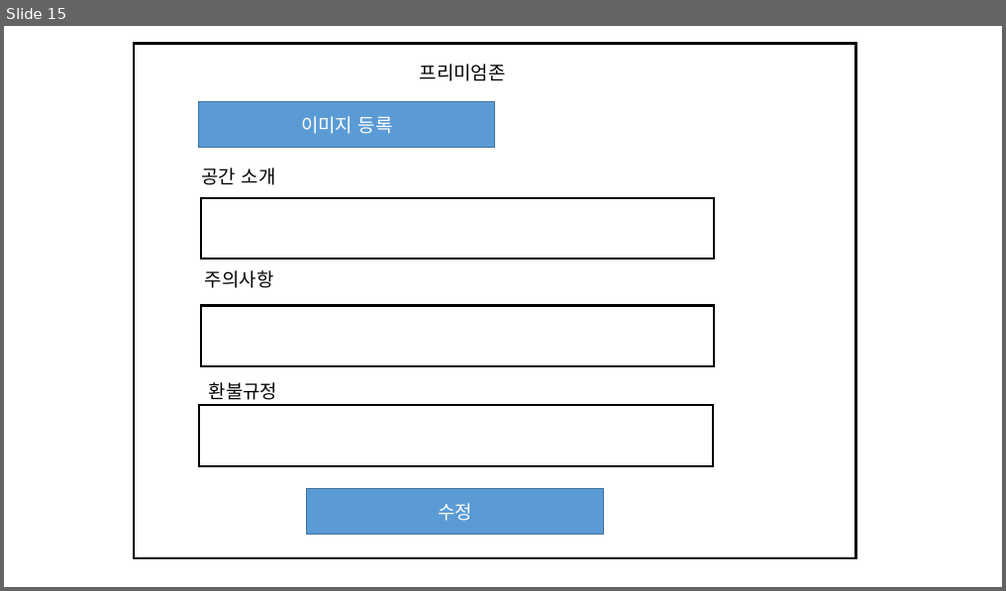
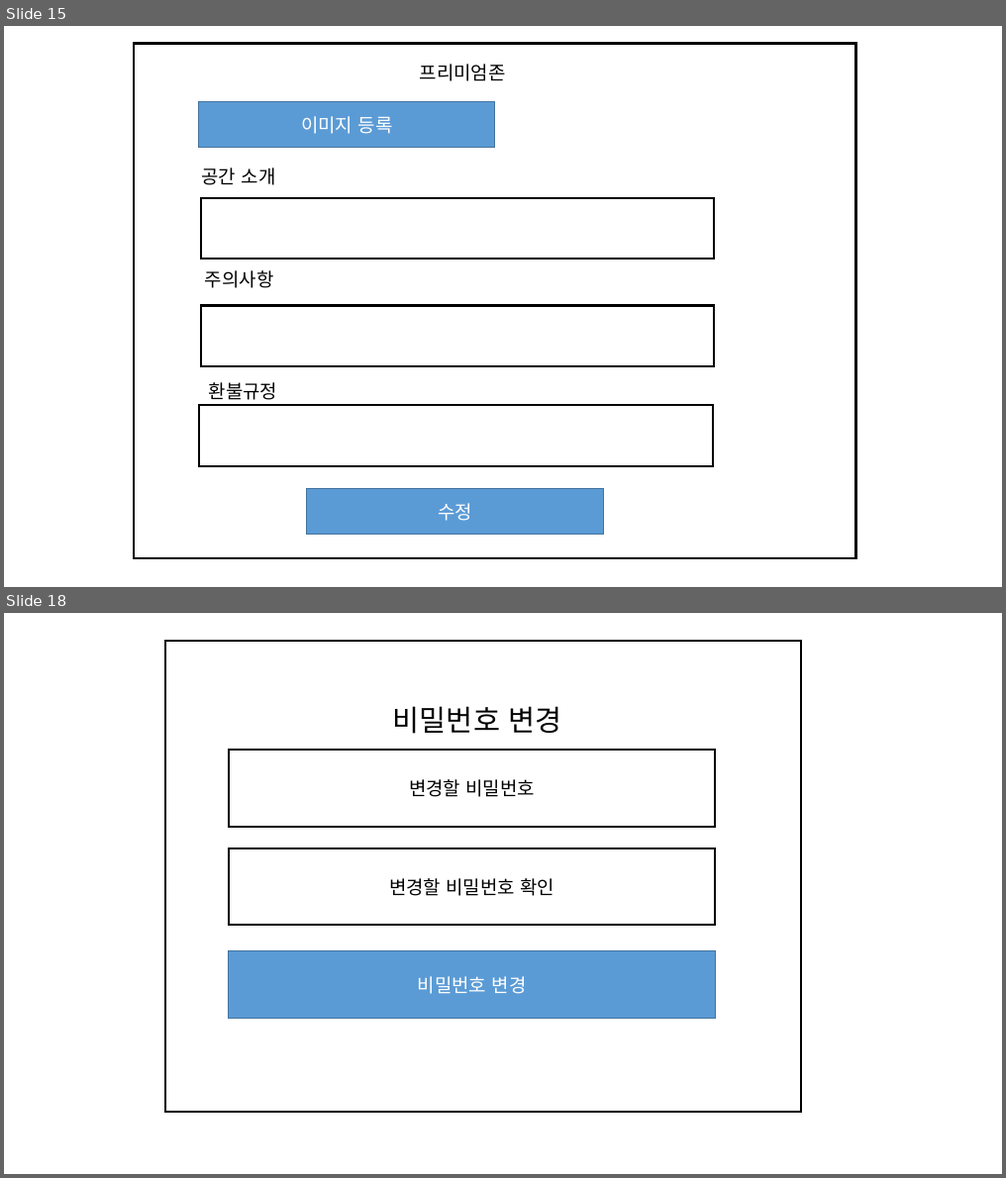
Before and after one commit to ezenteam2/e-Zone, a slide deck: gr2_kkb/기범- 화면설계(Project5).pptx. Shown one above the other, each under a label of ours: slide 15 before the commit, slides 15 and 18 after it; the slides between them are not shown. The pictures are 1006x591 and 1006x1178 pixels, drawn with LibreOffice and Linux fonts; fonts in the diff are those of the drawing. Boxes give left, top, right and bottom in pixels: in the first picture for what was removed or moved away, otherwise in the second. Text is boxed around its words. In the diff, an @@ line names an element or a change of style, - is before the commit and + after.

```diff
--- a/gr2_kkb/기범- 화면설계(Project5).pptx
+++ b/gr2_kkb/기범- 화면설계(Project5).pptx
@@ slide 18 added at (4, 613, 1002, 1174), background #FFFFFF @@
@@ rectangle added at (165, 641, 801, 1112), outline #000000 2 pt @@
@@ text added at (393, 706, 561, 734), 28 pt, text #000000 @@
+비밀번호 변경
@@ rectangle added at (229, 750, 715, 827), outline #000000 2 pt, 18 pt, text #000000 @@
+변경할 비밀번호
@@ rectangle added at (229, 848, 715, 925), outline #000000 2 pt, 18 pt, text #000000 @@
+변경할 비밀번호 확인
@@ rectangle added at (229, 952, 715, 1019), fill #5B9BD5, outline #43739E 1 pt, 18 pt, text #FFFFFF @@
+비밀번호 변경
```
Also in this commit, not shown: 2 other slides added, 2 other files.
